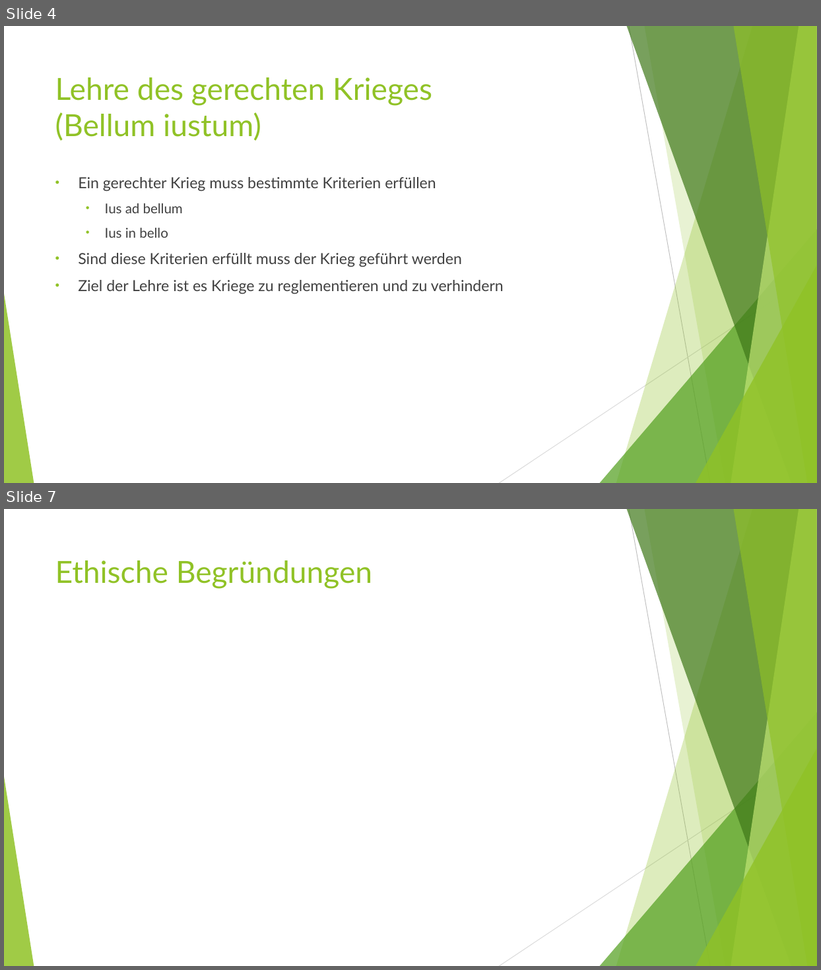
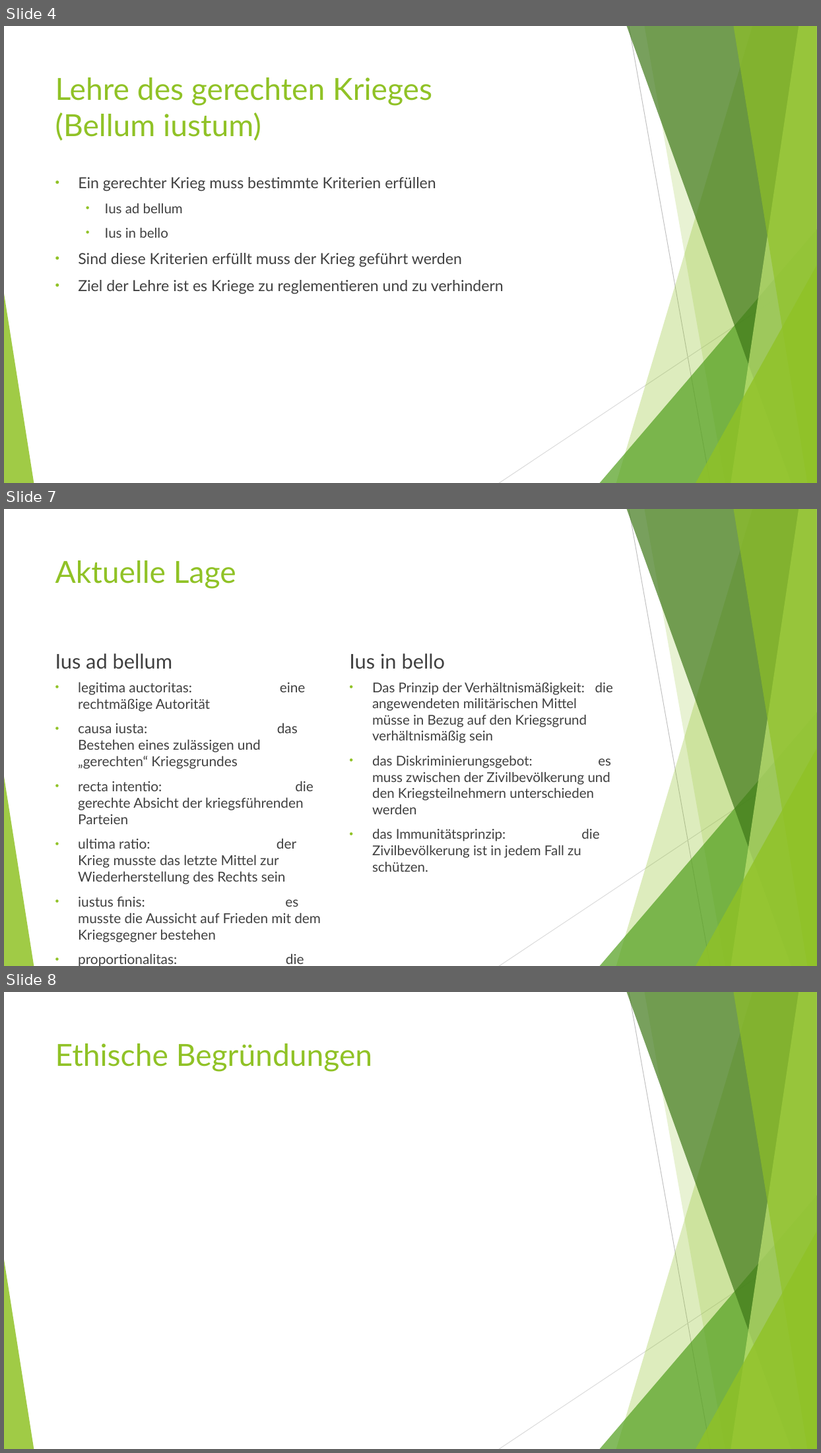
Before and after one commit to DominikEisele/gerechter_Krieg, a slide deck: gerechter_krieg_ethik.pptx. Shown one above the other, each under a label of ours: slides 4 and 7 before the commit, slides 4, 7 and 8 after it; the slides between them are not shown. The pictures are 821x970 and 821x1453 pixels, drawn with LibreOffice and Linux fonts; fonts in the diff are those of the drawing. Boxes give left, top, right and bottom in pixels: in the first picture for what was removed or moved away, otherwise in the second. Text is boxed around its words. In the diff, an @@ line names an element or a change of style, - is before the commit and + after.

```diff
--- a/gerechter_krieg_ethik.pptx
+++ b/gerechter_krieg_ethik.pptx
@@ slide 7 added at bbox=[4, 509, 817, 966], background #FFFFFF; not listed: 10 template elements that a slide beside it also shows @@
@@ title added at bbox=[55, 560, 236, 589], 36 pt, text #90C226 @@
+Aktuelle Lage
@@ text added at bbox=[55, 654, 173, 669], 24 pt, text #404040 @@
+Ius ad bellum
@@ text added at bbox=[349, 654, 446, 669], 24 pt, text #404040 @@
+Ius in bello
@@ text added at bbox=[78, 682, 321, 943], 16.1 pt, text #404040 @@
+• legitima auctoritas: eine rechtmäßige Autorität
+• causa iusta: das Bestehen eines zulässigen und „gerechten“ Kriegsgrundes
+• recta intentio: die gerechte Absicht der kriegsführenden Parteien
+• ultima ratio: der Krieg musste das letzte Mittel zur Wiederherstellung des Rechts sein
+• iustus finis: es musste die Aussicht auf Frieden mit dem Kriegsgegner bestehen
+• proportionalitas: die Verhältnismäßigkeit der Reaktion musste gewahr sein
@@ text added at bbox=[372, 683, 613, 872], 16 pt, text #404040 @@
+• Das Prinzip der Verhältnismäßigkeit: die angewendeten militärischen Mittel müsse in Bezug auf den Kriegsgrund verhältnismäßig sein
+• das Diskriminierungsgebot: es muss zwischen der Zivilbevölkerung und den Kriegsteilnehmern unterschieden werden
+• das Immunitätsprinzip: die Zivilbevölkerung ist in jedem Fall zu schützen.
@@ what was slide 7 is now slide 8 @@
```
Also in this commit, not shown: 3 slides changed.
